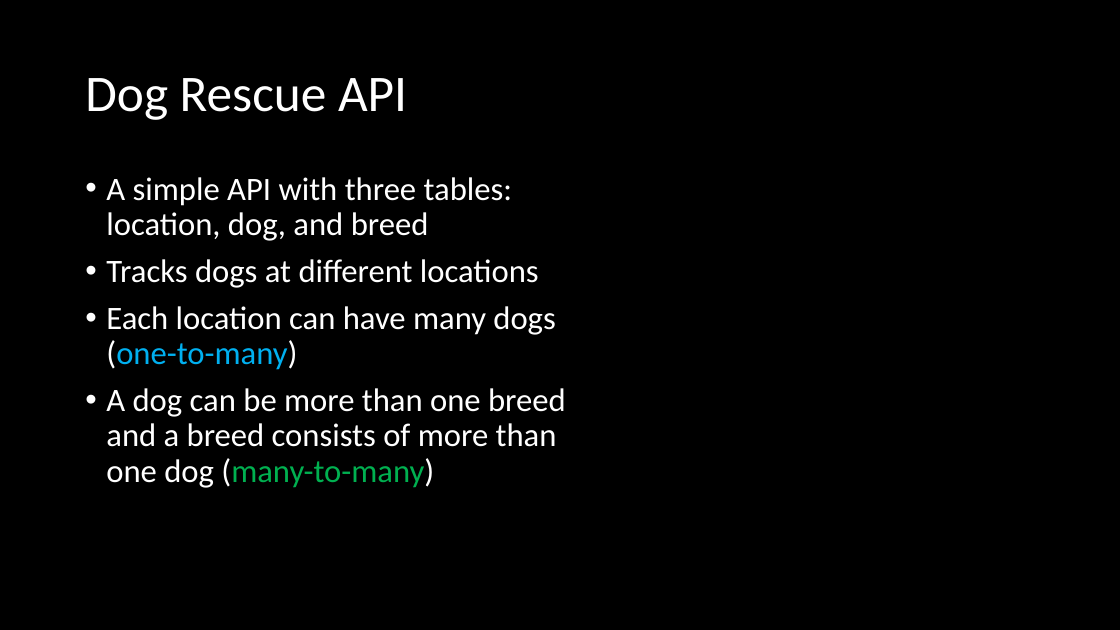
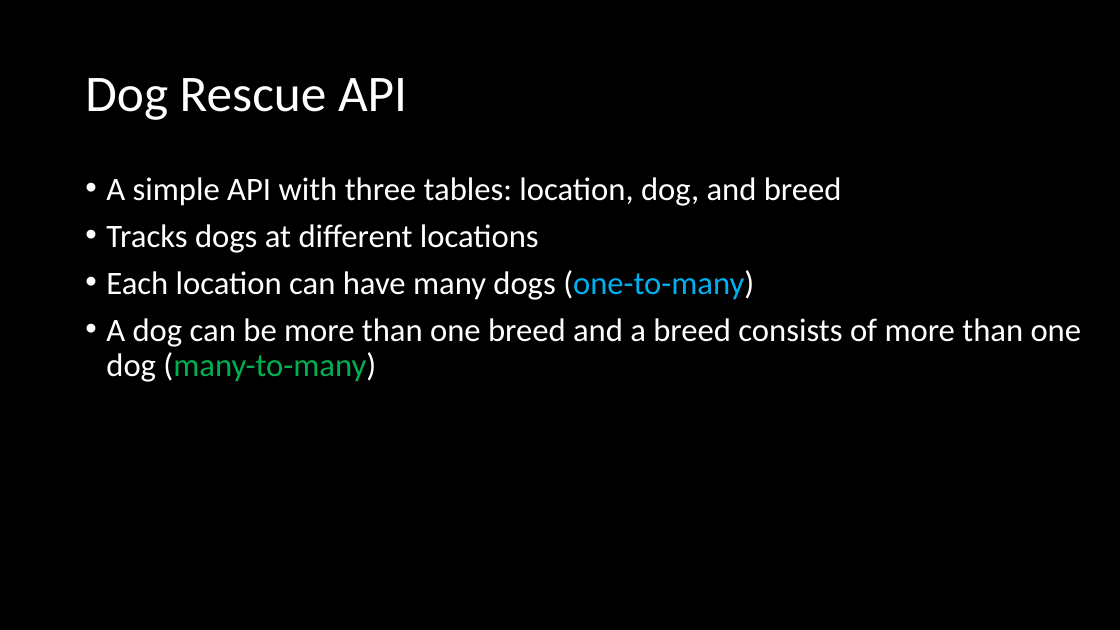
Before and after one commit to ckiefriter1/PT-BESD, a slide deck: slide 4 of Week15/01 Introduction to Week 15.pptx. Drawn at 1120x630 pixels with LibreOffice and Linux fonts; fonts in the diff are those of the drawing. Boxes give left, top, right and bottom in pixels: in the first picture for what was removed or moved away, otherwise in the second. Text is boxed around its words. In the diff, an @@ line names an element or a change of style, - is before the commit and + after.

```diff
--- a/Week15/01 Introduction to Week 15.pptx
+++ b/Week15/01 Introduction to Week 15.pptx
@@ text "A simple API with three ..." rewrapped from bbox=[106, 177, 566, 488] to bbox=[106, 177, 1082, 382] @@
```
Also in this commit, not shown: 2 other slides changed, 10 other files.
